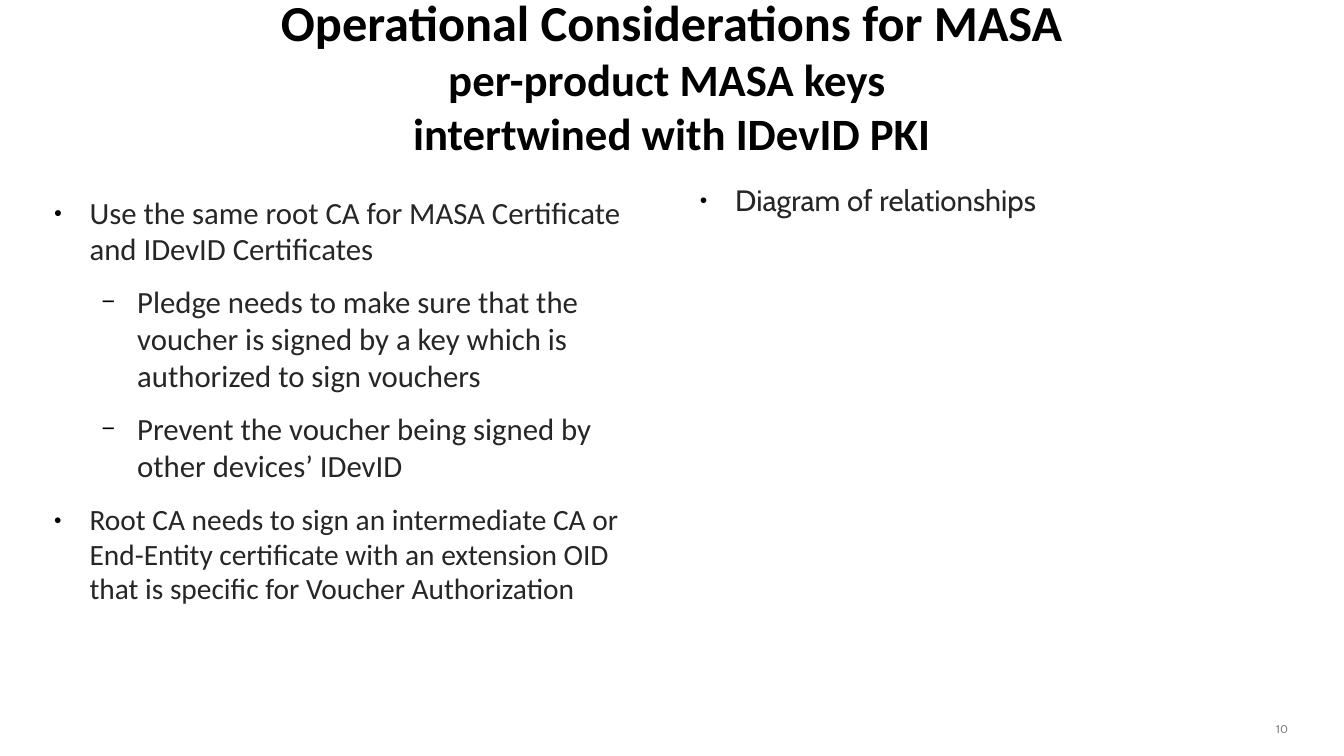
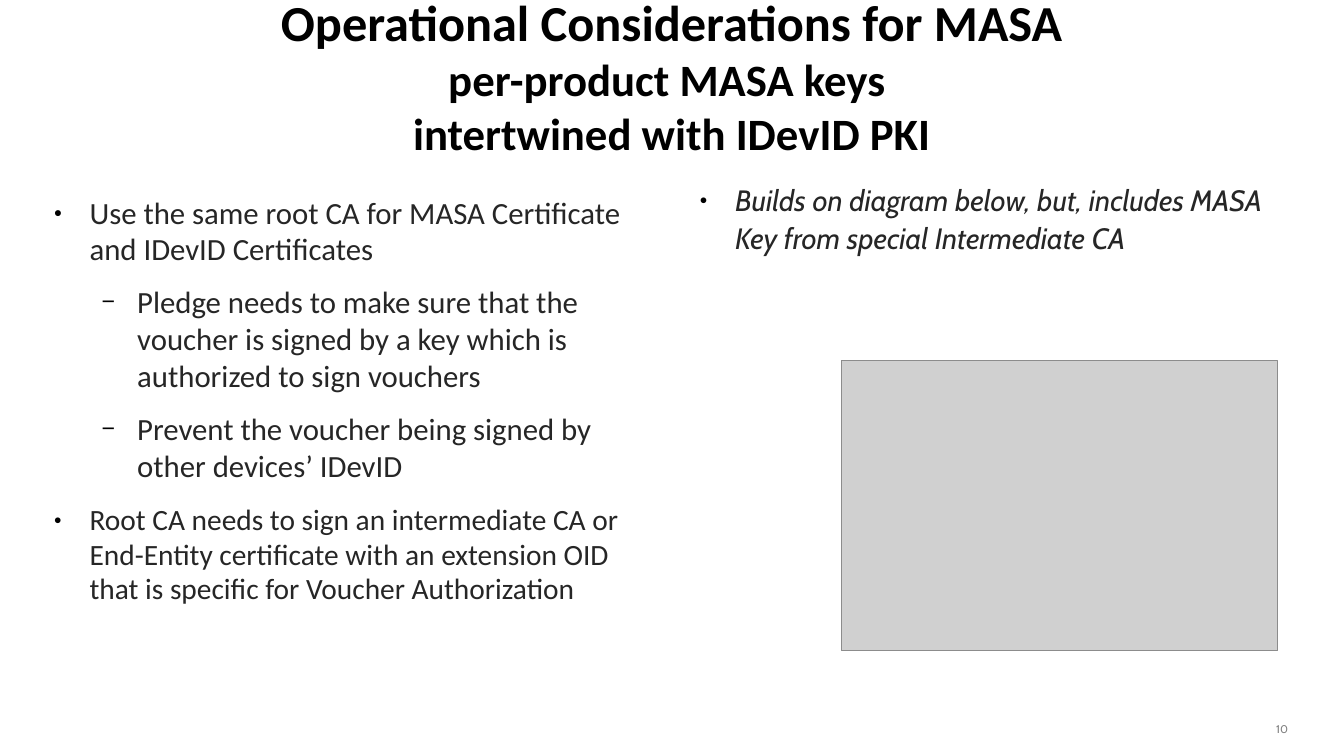
Before and after one commit to mcr/masa-operational-considerations, a slide deck: slide 10 of presentations/slides-anima-ietf107-masa-considerations.odp. Drawn at 1344x756 pixels with LibreOffice and Linux fonts; fonts in the diff are those of the drawing; grey boxes stand for pictures. Boxes give left, top, right and bottom in pixels: in the first picture for what was removed or moved away, otherwise in the second. Text is boxed around its words. In the diff, an @@ line names an element or a change of style, - is before the commit and + after.

Commit message:
added diagram ideas

```diff
--- a/presentations/slides-anima-ietf107-masa-considerations.odp
+++ b/presentations/slides-anima-ietf107-masa-considerations.odp
@@ text at (735,189,1262,256): text changed; italic on @@
-● Diagram of relationships
+● Builds on diagram below, but, includes MASA Key from special Intermediate CA
@@ picture added at (842,361,1278,651) @@
```
Also in this commit, not shown: 4 other slides changed.
